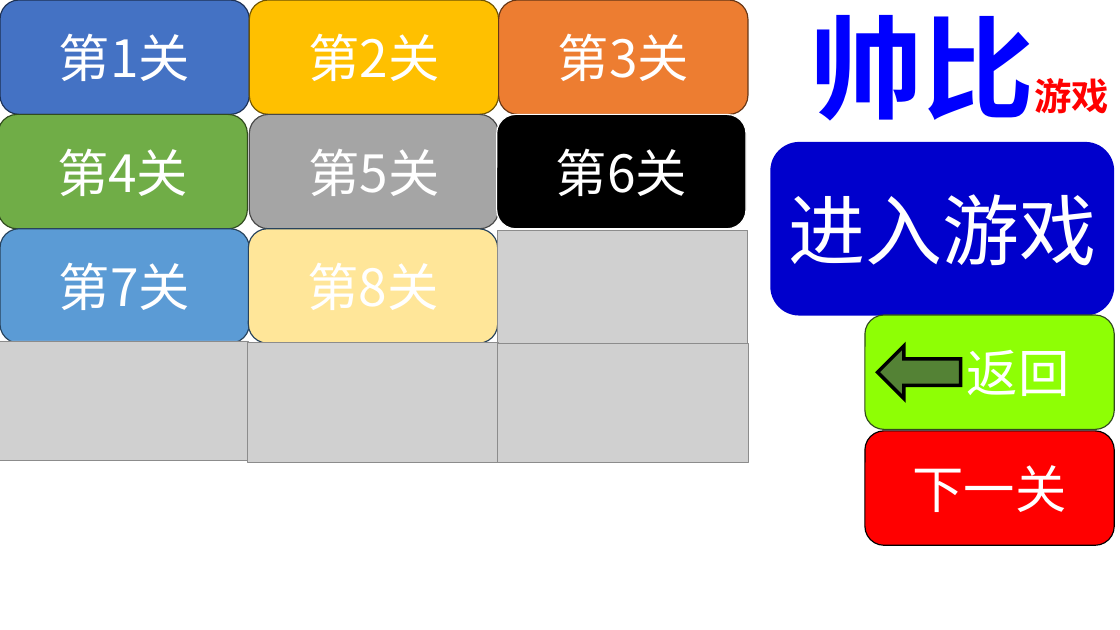
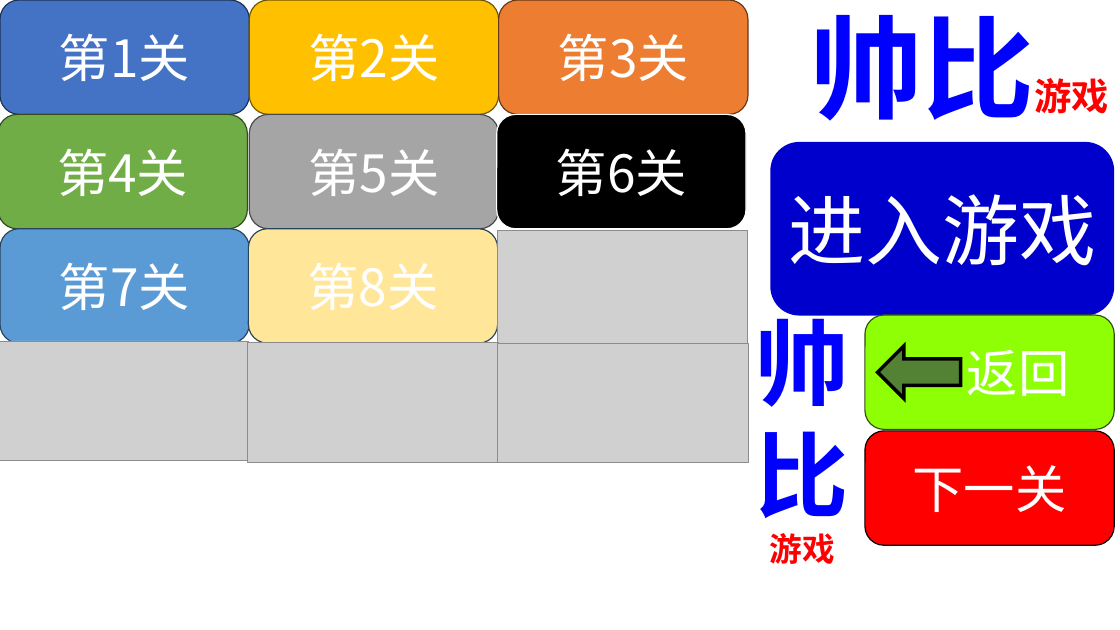
Before and after one commit to Jiaxuans/ShuaiBi-Game, a slide deck: slide 1 of images/按钮BUTTON.pptx. Drawn at 1120x630 pixels with LibreOffice and Linux fonts; fonts in the diff are those of the drawing; grey boxes stand for pictures. Boxes give left, top, right and bottom in pixels: in the first picture for what was removed or moved away, otherwise in the second. Text is boxed around its words. In the diff, an @@ line names an element or a change of style, - is before the commit and + after.

```diff
--- a/images/按钮BUTTON.pptx
+++ b/images/按钮BUTTON.pptx
@@ text added at <box>755,303,848,564</box>, 80 pt, text #0000FF, bold @@
+帅
+比
+游戏
```
Also in this commit, not shown: 1 other slide changed, 7 other files.
